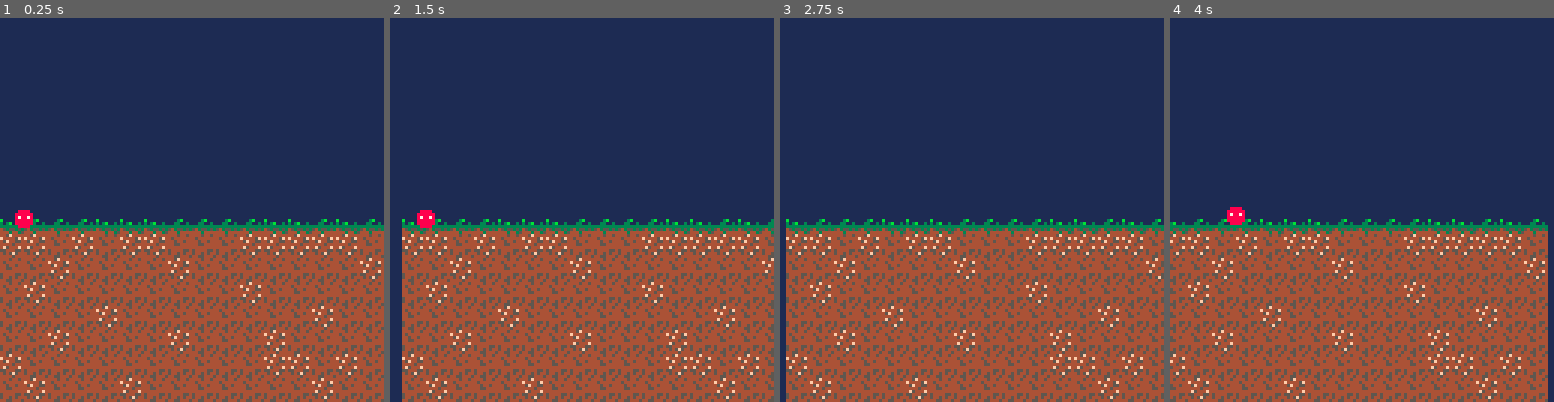
Above: before the commit, frames 1-4 (left to right).
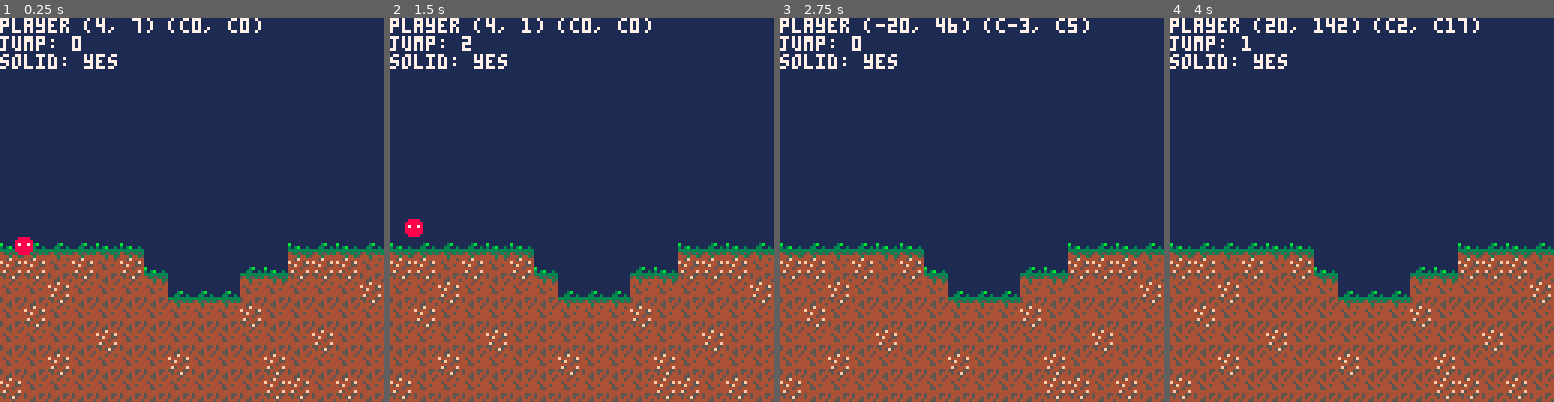
Above: after the commit, the same moments.

Repository: millwardesque/pico-8-demos
Game: PICO-8 cartridge carts/bouncer/bounce.p8
Two runs of this game, one before a commit and one after it. Both use one fixed random seed, a clock stepped at 60 frames per second and the inputs below.
Inputs:
- Up to frame 1 (0.25 s): no input
- Up to frame 2 (1.5 s): tap O (Z key) at 0.33, 0.7, 1.43 s; tap X (X key) at 1.07 s
- Up to frame 3 (2.75 s): hold Left 1.97-2.37 s; tap X (X key) at 2.07, 2.4, 2.73 s; tap O (Z key) at 2.22 s
- Up to frame 4 (4 s): hold Right 2.87-3.53 s; tap X (X key) at 3.07, 3.4, 3.73 s; tap O (Z key) at 3.1, 3.98 s

The runs differ from the first frame. In frame 1, 19% of the frame differs, in the area x 0-100%, y 0-100%; in frame 2, 29%; in frame 3, 30%; in frame 4, 30%.

Commit message:
Added basic jumping and semi-functional collision detection with solid tiles.

Diff:
--- a/carts/bouncer/bounce.p8
+++ b/carts/bouncer/bounce.p8
@@ -25,6 +25,13 @@
  cell.y = flr(world.y / 8);
  return cell
 end
+
+--[[
+physics subsystem
+]]
+physics = {
+ gravity = { x = 0, y = 3, },
+}
 
 --[[
 collision subsystem
@@ -55,7 +62,17 @@
   local top_right = { x = top_left.x + width, y = top_left.y }
   local bottom_left = { x = top_left.x, y = top_left.y + height }
   local bottom_right = { x = top_left.x + width, y = top_left.y + height}
-  return collision.is_solid_position(top_left) or collision.is_solid_position(top_right) or collision.is_solid_position(bottom_left) or collision.is_solid_position(bottom_right)
+  local intersection = {
+   top_left = collision.is_solid_position(top_left),
+   top_right = collision.is_solid_position(top_right),
+   bottom_left = collision.is_solid_position(bottom_left),
+   bottom_right = collision.is_solid_position(bottom_right),
+  }
+  intersection.top = intersection.top_left and intersection.top_right
+  intersection.right = intersection.top_right and intersection.bottom_right
+  intersection.bottom = intersection.bottom_left or intersection.bottom_right
+  intersection.left = intersection.top_left and intersection.bottom_left
+  return intersection
  end,
 }
 
@@ -75,6 +92,9 @@
  height =8,
  sprite = 0,
  speed = 2,
+ jump = 6,
+ jump_counter = 0,
+ jump_max_length = 6,
  moving = false,
  animations = {
   current_index = 0,
@@ -102,7 +122,6 @@
 
  -- user input.
  -- player controls
- local was_moving = player.moving
  local is_moving = false
  local new_position = { x = player.x, y = player.y }
  if btn(0) then
@@ -113,10 +132,31 @@
   new_position.x += player.speed
  end
 
+ if btn(4) then
+  if player.jump_counter < player.jump_max_length then
+   new_position.y -= player.jump
+   player.jump_counter += 1
+  end
+ else
+  player.jump_counter = 0
+ end
+
+ new_position.x += physics.gravity.x
+ new_position.y += physics.gravity.y
+
  -- update the player position
- if is_moving and not collision.intersects_solid(new_position, player.width, player.height) then
+ local tile_intersection = collision.intersects_solid(new_position, player.width, player.height)
+ if (not tile_intersection.left and new_position.x < player.x) or (not tile_intersection.right and new_position.x > player.x) then
   player.x = new_position.x
+ else
+  is_moving = false
+ end
+
+ if (not tile_intersection.top and new_position.y < player.y) or (not tile_intersection.bottom and new_position.y > player.y) then
   player.y = new_position.y
+ end
+
+ if is_moving then
   actor_update_move(player)
  else
   actor_update_idle(player)
@@ -124,13 +164,6 @@
 
  -- update the player animation.
  actor_next_animation_cell(player)
-
- -- test camera controls
- if btn(4) then
-  game_camera.x -= 1
- elseif btn(5) then
-  game_camera.x += 1
- end
 end
 
 --[[
@@ -214,9 +247,12 @@
 end
 
 function print_debug()
+ color(7)
  local player_cell = utils.world_to_cell(player)
  local player_position = "player ("..player.x..", "..player.y..") (c"..player_cell.x..", c"..player_cell.y..")"
  print(player_position)
+
+ print("jump: "..player.jump_counter)
 
  local is_solid = ""
  if collision.intersects_solid(player, player.width, player.height) then
@@ -361,14 +397,14 @@
 0000000000000000000000000000000000000000000000000000000000000000000000000000000000000000000000000000020200000000000000000000000000000000000000000000000000000000000000000000000000000000000000000000000000000000000000000000000000000000000000000000000000000000
 0000000000000000000000000000000000000000000000000000000000000000000000000000000000000000000000000000000000000000000000000000000000000000000000000000000000000000000000000000000000000000000000000000000000000000000000000000000000000000000000000000000000000000
 __map__
-3031313130303031313131303031303100000000000000000000000000000000000000000000000000000000000000000000000000000000000000000000000000000000000000000000000000000000000000000000000000000000000000000000000000000000000000000000000000000000000000000000000000000000
-3232333233323233333332323232323300000000000000000000000000000000000000000000000000000000000000000000000000000000000000000000000000000000000000000000000000000000000000000000000000000000000000000000000000000000000000000000000000000000000000000000000000000000
-3333323333333332333333333333333200000000000000000000000000000000000000000000000000000000000000000000000000000000000000000000000000000000000000000000000000000000000000000000000000000000000000000000000000000000000000000000000000000000000000000000000000000000
+0000000000000000000000000000000000000000000000000000000000000000000000000000000000000000000000000000000000000000000000000000000000000000000000000000000000000000000000000000000000000000000000000000000000000000000000000000000000000000000000000000000000000000
+3031313130300000000000003031303100000000000000000000000000000000000000000000000000000000000000000000000000000000000000000000000000000000000000000000000000000000000000000000000000000000000000000000000000000000000000000000000000000000000000000000000000000000
+3232333233323000000031303232323300000000000000000000000000000000000000000000000000000000000000000000000000000000000000000000000000000000000000000000000000000000000000000000000000000000000000000000000000000000000000000000000000000000000000000000000000000000
+3333323333333331313133333333333200000000000000000000000000000000000000000000000000000000000000000000000000000000000000000000000000000000000000000000000000000000000000000000000000000000000000000000000000000000000000000000000000000000000000000000000000000000
 3332333333333333333332333333333300000000000000000000000000000000000000000000000000000000000000000000000000000000000000000000000000000000000000000000000000000000000000000000000000000000000000000000000000000000000000000000000000000000000000000000000000000000
 3333333332333333333333333332333300000000000000000000000000000000000000000000000000000000000000000000000000000000000000000000000000000000000000000000000000000000000000000000000000000000000000000000000000000000000000000000000000000000000000000000000000000000
 3333323333333332333333323333333300000000000000000000000000000000000000000000000000000000000000000000000000000000000000000000000000000000000000000000000000000000000000000000000000000000000000000000000000000000000000000000000000000000000000000000000000000000
 3233333333333333333333323233323300000000000000000000000000000000000000000000000000000000000000000000000000000000000000000000000000000000000000000000000000000000000000000000000000000000000000000000000000000000000000000000000000000000000000000000000000000000
-3332333333323333333333333332333300000000000000000000000000000000000000000000000000000000000000000000000000000000000000000000000000000000000000000000000000000000000000000000000000000000000000000000000000000000000000000000000000000000000000000000000000000000
 0000000000000000000000000000000000000000000000000000000000000000000000000000000000000000000000000000000000000000000000000000000000000000000000000000000000000000000000000000000000000000000000000000000000000000000000000000000000000000000000000000000000000000
 0000000000000000000000000000000000000000000000000000000000000000000000000000000000000000000000000000000000000000000000000000000000000000000000000000000000000000000000000000000000000000000000000000000000000000000000000000000000000000000000000000000000000000
 0000000000000000000000000000000000000000000000000000000000000000000000000000000000000000000000000000000000000000000000000000000000000000000000000000000000000000000000000000000000000000000000000000000000000000000000000000000000000000000000000000000000000000
